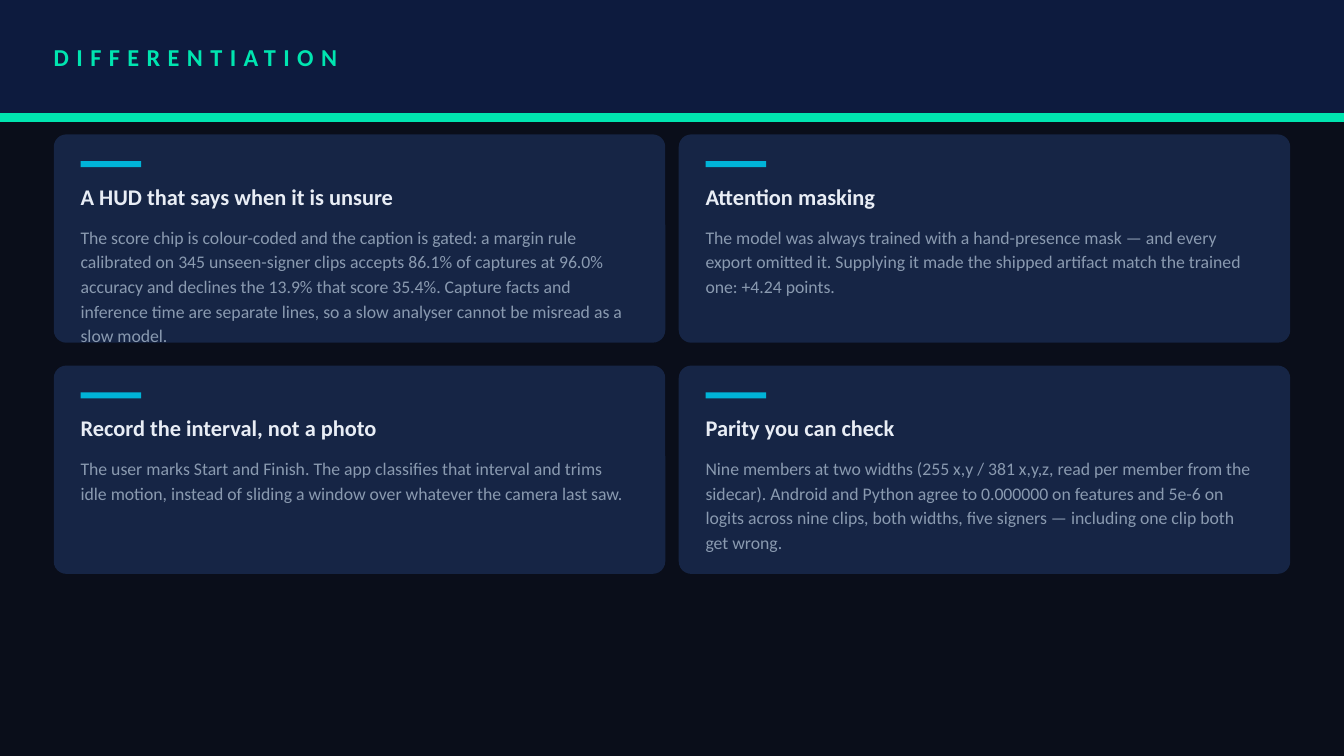
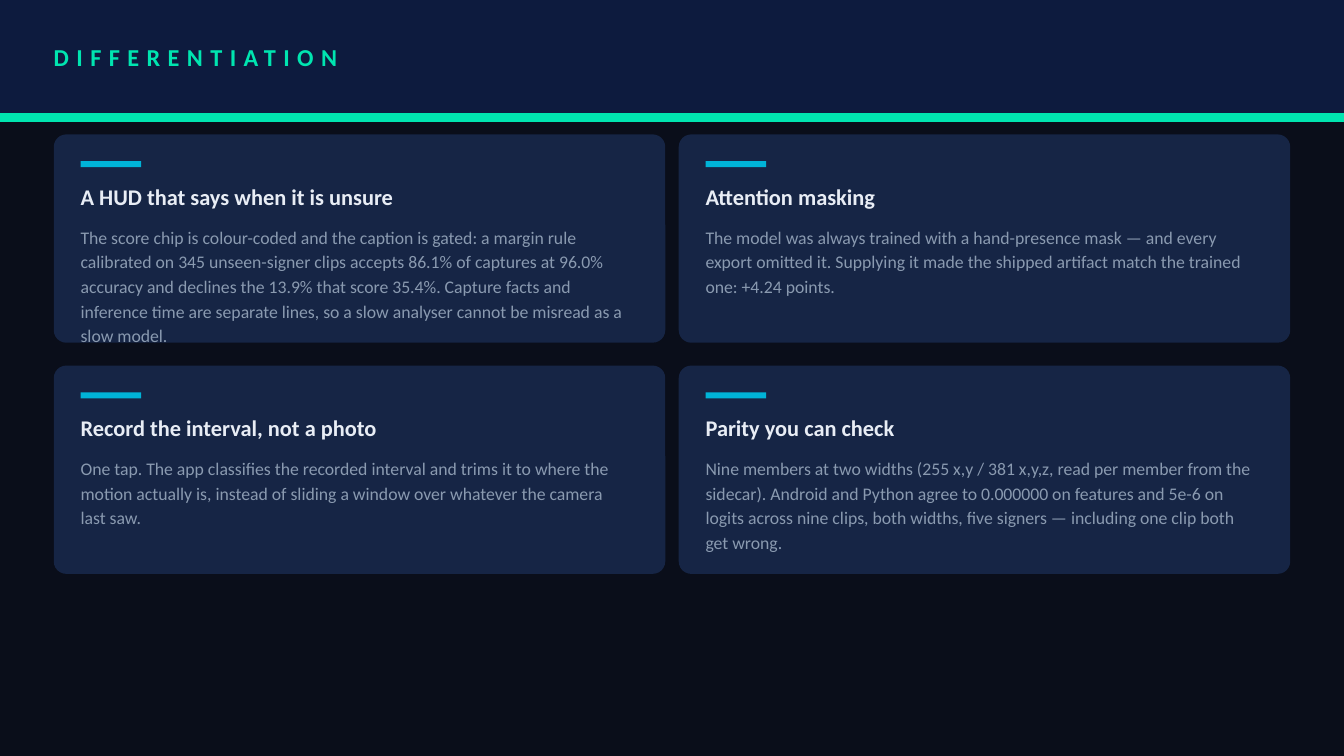
Before and after one commit to dev25bansal-ops/EchoGesture, a slide deck: slide 6 of submission/presentation/VIT_Chennai_Sky_Grazers.pptx. Drawn at 1344x756 pixels with LibreOffice and Linux fonts; fonts in the diff are those of the drawing. Boxes give left, top, right and bottom in pixels: in the first picture for what was removed or moved away, otherwise in the second. Text is boxed around its words. In the diff, an @@ line names an element or a change of style, - is before the commit and + after.

```diff
--- a/submission/presentation/VIT_Chennai_Sky_Grazers.pptx
+++ b/submission/presentation/VIT_Chennai_Sky_Grazers.pptx
@@ text at <box>81,463,608,524</box>: text changed @@
-The user marks Start and Finish. The app classifies that interval and trims idle motion, instead of sliding a window over whatever the camera last saw.
+One tap. The app classifies the recorded interval and trims it to where the motion actually is, instead of sliding a window over whatever the camera last saw.
```
Also in this commit, not shown: 2 other slides changed, 4 other files.
